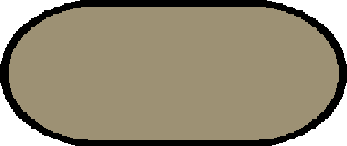
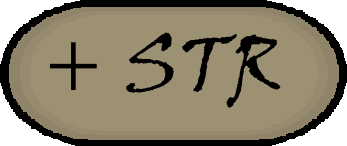
The second 347x146 image is a revision of the first. Changes to its layers:
added layer "+ STR" above "Pasted Layer" over 49, 32, 281, 108
painted on "Pasted Layer" over 9, 7, 339, 140
added layer "Pasted Layer #3" above "Pasted Layer #2" over 30, 15, 318, 131
added layer "Pasted Layer #2" above "Pasted Layer #1" over 20, 11, 328, 135
added layer "Pasted Layer #1" over 9, 7, 339, 140
